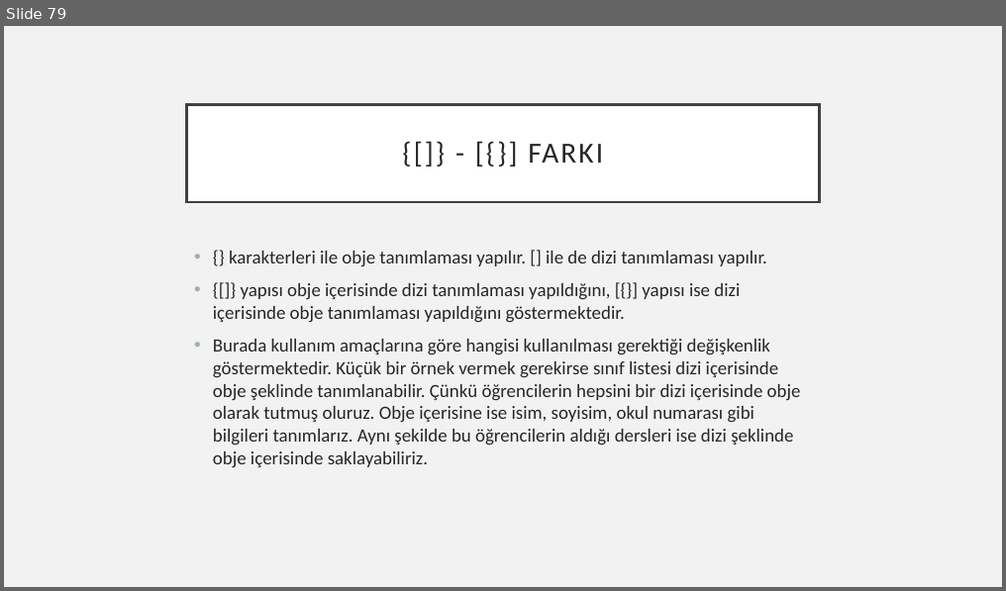
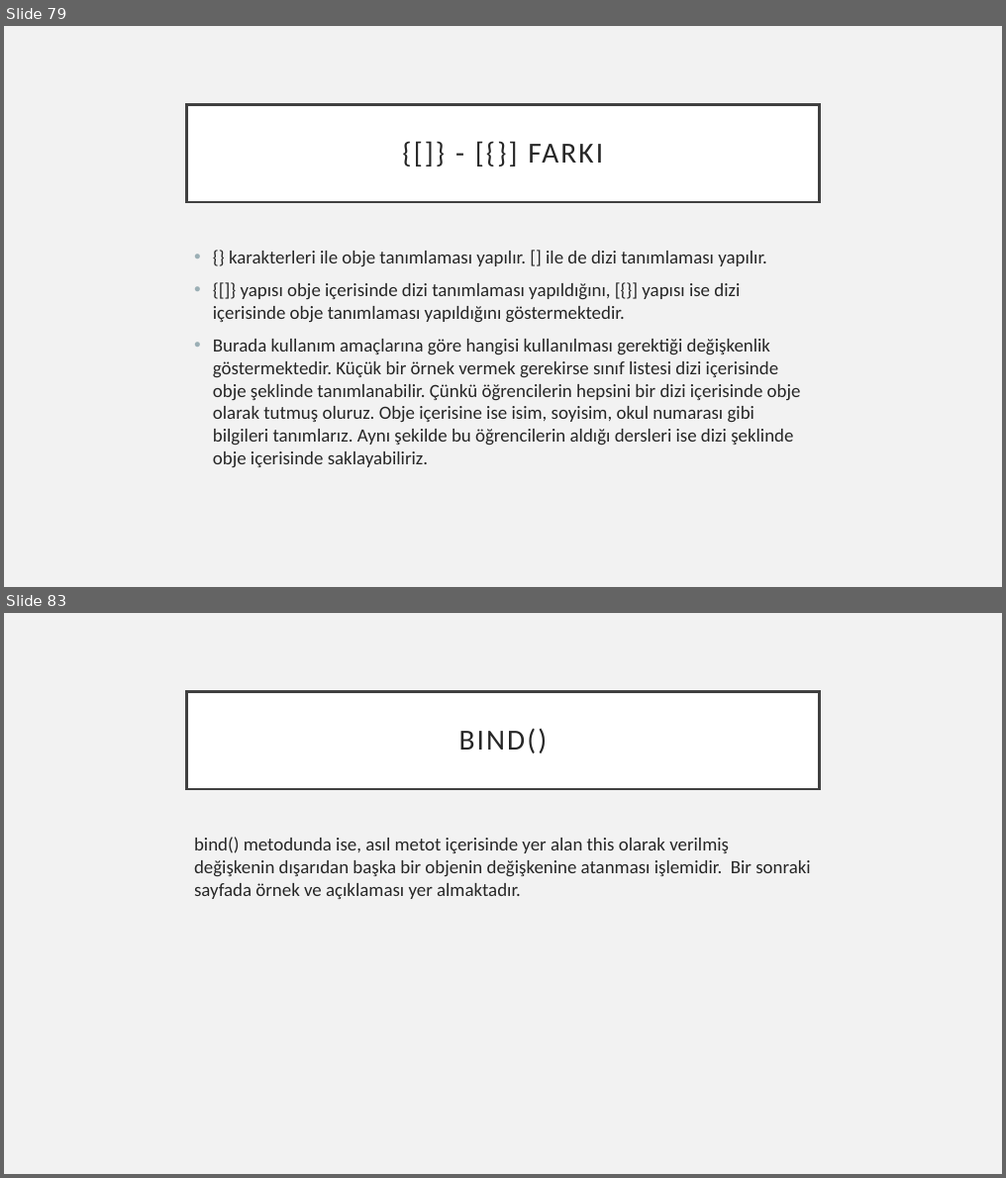
Before and after one commit to 207-Atmosware-Java-Bootcamp/3-hafta-pazartesi-sali-odevi-ardakozann, a slide deck: Turkcell_bootcamp_ArdaKozan.pptx. Shown one above the other, each under a label of ours: slide 79 before the commit, slides 79 and 83 after it; the slides between them are not shown. The pictures are 1006x591 and 1006x1178 pixels, drawn with LibreOffice and Linux fonts; fonts in the diff are those of the drawing. Boxes give left, top, right and bottom in pixels: in the first picture for what was removed or moved away, otherwise in the second. Text is boxed around its words. In the diff, an @@ line names an element or a change of style, - is before the commit and + after.

```diff
--- a/Turkcell_bootcamp_ArdaKozan.pptx
+++ b/Turkcell_bootcamp_ArdaKozan.pptx
@@ slide 83 added at (4, 613, 1002, 1174), background #F2F2F2 @@
@@ title added at (187, 691, 819, 789), fill #FFFFFF, outline #404040 2.5 pt, 28 pt, text #262626 @@
+BIND()
@@ text added at (194, 837, 810, 899), 18 pt, text #262626 @@
+bind() metodunda ise, asıl metot içerisinde yer alan this olarak verilmiş değişkenin dışarıdan başka bir objenin değişkenine atanması işlemidir. Bir sonraki sayfada örnek ve açıklaması yer almaktadır.
```
Also in this commit, not shown: 4 other slides added.
